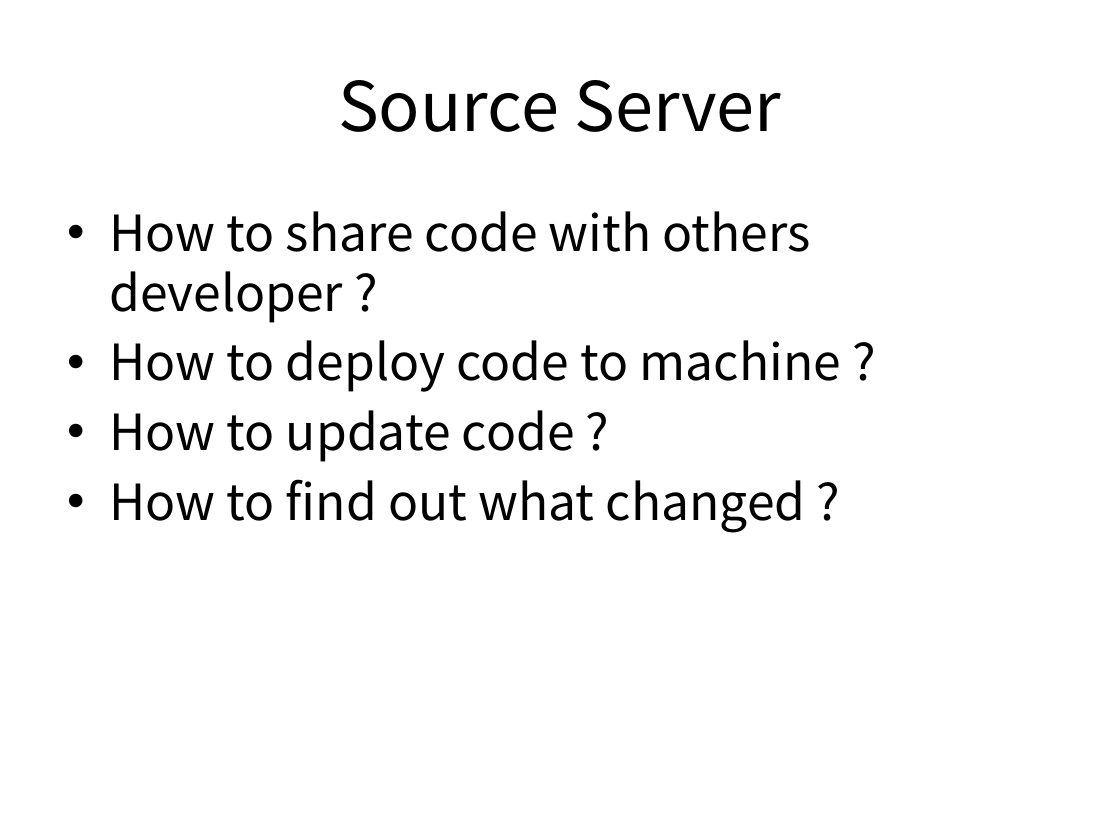
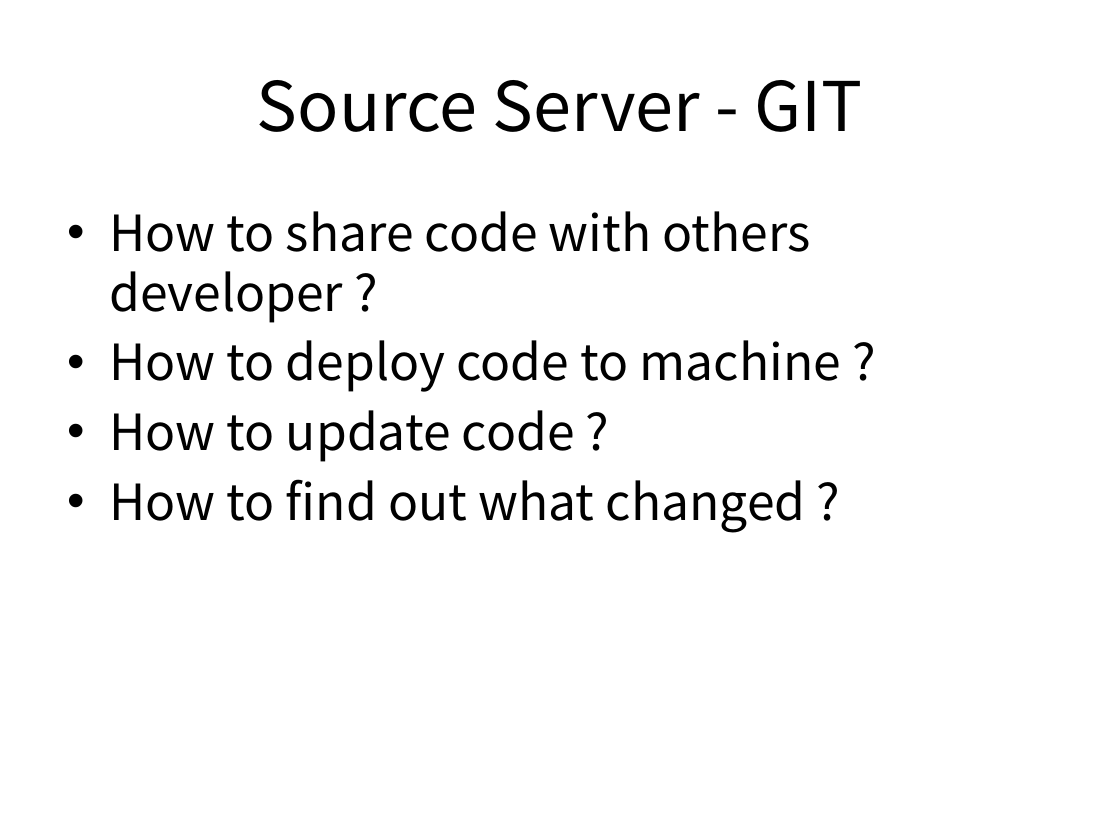
Before and after one commit to SungwooNam/ProgrammingStudy, a slide deck: slide 3 of src/Documents/Programming Study - Test Driven Development.pptx. Drawn at 1120x840 pixels with LibreOffice and Linux fonts; fonts in the diff are those of the drawing. Boxes give left, top, right and bottom in pixels: in the first picture for what was removed or moved away, otherwise in the second. Text is boxed around its words. In the diff, an @@ line names an element or a change of style, - is before the commit and + after.

```diff
--- a/src/Documents/Programming Study - Test Driven Development.pptx
+++ b/src/Documents/Programming Study - Test Driven Development.pptx
@@ title at [257, 80, 862, 132]: text changed @@
-Source Server
+Source Server - GIT
```
Also in this commit, not shown: 1 other slide changed, 23 other files.
